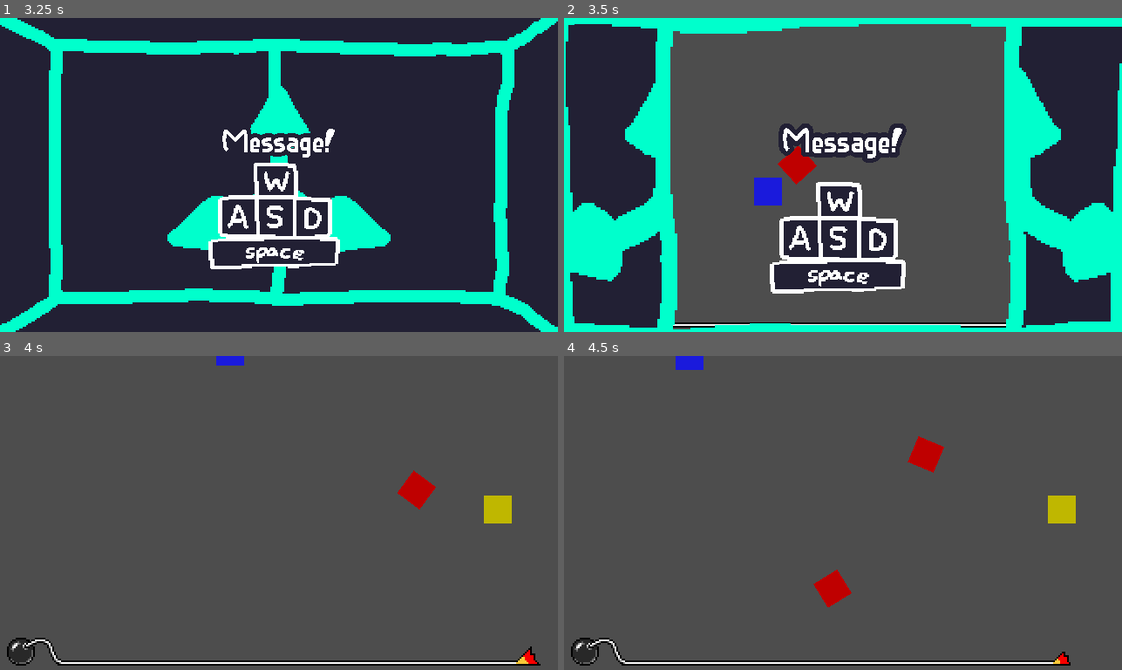
Above: before the commit, frames 1-4 (two rows, left to right).
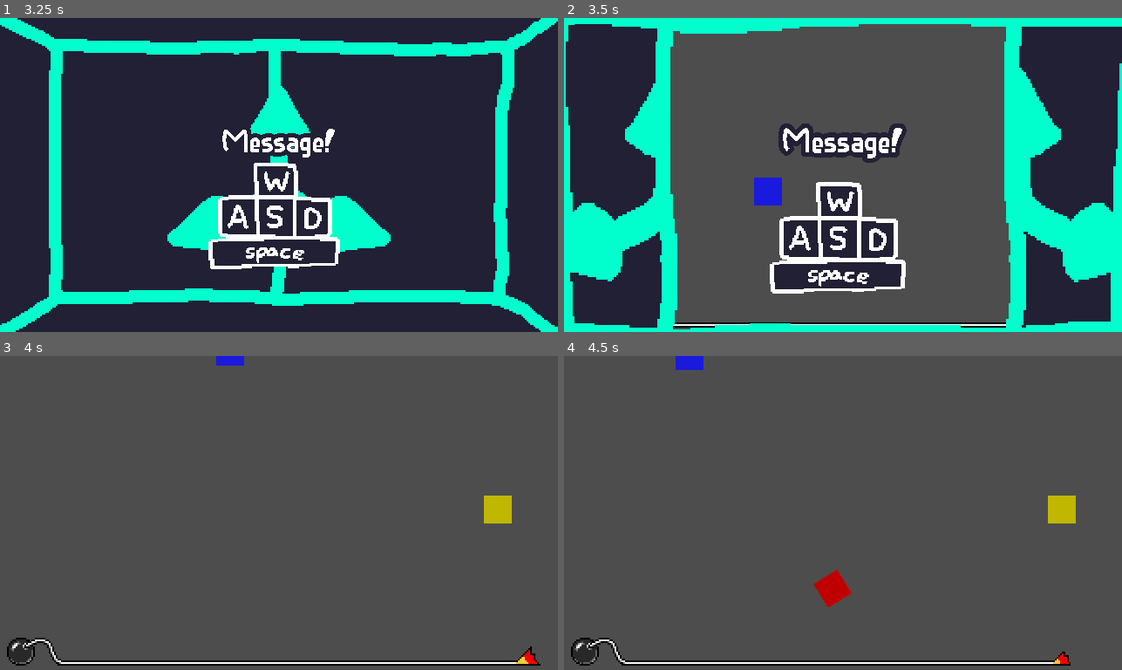
Above: after the commit, the same moments.

Repository: MuizHamzat/MicroGame
Game: Godot game, scene res://scenes/main/main.tscn
The game is run twice, just before and just after one commit, with the same random seed, the same clock (stepped at 60 frames per second) and the same inputs. Sound files missing from this copy of the repository are replaced by a short silence.
Inputs (mouse positions are in pixels of both pictures, inside the frame that each line leads up to):
- Up to frame 1 (3.25 s): click "Start" at 0.5 s; tap Enter (keyboard_action) at 1.25, 2.1 s; move the mouse to (401, 159) at 1.27 s; hold D (keyboard_right) 1.28-2.03 s; hold Enter (keyboard_action) 1.28-2.03 s; click (401, 159) at 1.42 s; move the mouse to (167, 190) at 2.02 s; hold S (keyboard_down) 2.03-2.78 s; move the mouse to (334, 105) at 2.77 s; hold D (keyboard_right) from 2.78 s (still down); hold Enter (keyboard_action) from 2.78 s (still down)
- Up to frame 2 (3.5 s): keep holding D (keyboard_right); keep holding Enter (keyboard_action)
- Up to frame 3 (4 s): move the mouse to (251, 575) at 3.52 s; release D (keyboard_right) at 3.53 s; release Enter (keyboard_action) at 3.53 s; hold W (keyboard_up) from 3.53 s (still down); tap Enter (keyboard_action) at 3.6 s; click (251, 575) at 3.67 s
- Up to frame 4 (4.5 s): move the mouse to (1010, 560) at 4.27 s; release W (keyboard_up) at 4.28 s; hold A (keyboard_left) from 4.28 s (still down); hold Enter (keyboard_action) from 4.28 s (still down)

Frame 1 is identical in both runs. In frame 2, 0.4% of the frame differs, in the area x 38-46%, y 40-54%; in frame 3, 0.4%, in the area x 71-79%, y 36-49%; in frame 4, 0.4%.

Commit message:
Restructured code to not use global player_alive variable
When an enemy is spawned in the main scene, it has a set_player() function that is given the player's instance as a parameter. In the enemy script, the player's death signal is connected to the enemy's _on_player_death() function, so that function will react when the palyer's death signal is emmited.

Diff:
--- a/MacGDC Microgame Jam 2024 Template/microgames/RideOrDie/scenes/main.tscn
+++ b/MacGDC Microgame Jam 2024 Template/microgames/RideOrDie/scenes/main.tscn
@@ -1,9 +1,8 @@
-[gd_scene load_steps=6 format=3 uid="uid://xs30e7u5ifhw"]
+[gd_scene load_steps=5 format=3 uid="uid://xs30e7u5ifhw"]
 
 [ext_resource type="PackedScene" uid="uid://ddhoio73023ba" path="res://scenes/main/bomb_timer/bomb_timer.tscn" id="1_4h2vg"]
 [ext_resource type="Script" path="res://microgames/RideOrDie/scripts/main.gd" id="1_lidmc"]
 [ext_resource type="PackedScene" uid="uid://bv7qqj1ij8umf" path="res://microgames/RideOrDie/scenes/player.tscn" id="3_o8gma"]
-[ext_resource type="PackedScene" uid="uid://d4k1fqeu8ndjf" path="res://microgames/RideOrDie/scenes/enemy.tscn" id="4_6ujcx"]
 [ext_resource type="PackedScene" uid="uid://cyak52qexjrux" path="res://microgames/RideOrDie/scenes/prize.tscn" id="5_5j4p5"]
 
 [node name="Main" type="Node2D" node_paths=PackedStringArray("bomb_timer")]
@@ -17,17 +16,11 @@
 
 [node name="Player" parent="." instance=ExtResource("3_o8gma")]
 
-[node name="Enemy" parent="." instance=ExtResource("4_6ujcx")]
-
-[node name="GoldEnemy" parent="." instance=ExtResource("4_6ujcx")]
-position = Vector2(571, 177)
-
 [node name="prize" parent="." instance=ExtResource("5_5j4p5")]
 position = Vector2(571, 176)
 
 [node name="SpawnTimer" type="Timer" parent="."]
 
-[connection signal="kill" from="Enemy" to="." method="_on_player_killed"]
-[connection signal="kill" from="GoldEnemy" to="." method="_on_player_killed"]
+[connection signal="player_death" from="Player" to="." method="_on_player_player_death"]
 [connection signal="collect" from="prize" to="." method="_on_prize_collect"]
 [connection signal="timeout" from="SpawnTimer" to="." method="_on_spawn_timer_timeout"]
--- a/MacGDC Microgame Jam 2024 Template/microgames/RideOrDie/scripts/enemy.gd
+++ b/MacGDC Microgame Jam 2024 Template/microgames/RideOrDie/scripts/enemy.gd
@@ -1,12 +1,13 @@
 extends CharacterBody2D
 
-@onready var target = $"../Player"
+@onready var target
+var target_alive = true;
 var speed = 150
 
 signal kill
 
 func _physics_process(delta):
-	if Globals.target_alive and not Globals.coin_collected:
+	if target_alive and not Globals.coin_collected:
 		var direction = (target.position-position).normalized()
 		velocity = direction * speed
 		look_at(target.position) #This makes the enemy actually face the player
@@ -17,11 +18,16 @@
 	move_and_slide()
 
 
+func set_player(player_node: CharacterBody2D):
+	target = player_node
+	target.player_death.connect(_on_player_death)
 
+func _on_player_death():
+	target_alive = false
 
 func _on_kill_zone_body_entered(body):
 	if body.is_in_group("Player"):
-		Globals.target_alive = false
+		target_alive = false
 		body.death()
 		kill.emit()
 
--- a/MacGDC Microgame Jam 2024 Template/microgames/RideOrDie/scripts/globals.gd
+++ b/MacGDC Microgame Jam 2024 Template/microgames/RideOrDie/scripts/globals.gd
@@ -1,5 +1,4 @@
 extends Node
 
 #!!! THIS MIGHT BE VISIBLE FOR ALL GAMES IN THE GAME JAM!!!
-var target_alive = true
 var coin_collected = false
--- a/MacGDC Microgame Jam 2024 Template/microgames/RideOrDie/scripts/main.gd
+++ b/MacGDC Microgame Jam 2024 Template/microgames/RideOrDie/scripts/main.gd
@@ -3,18 +3,12 @@
 @onready var spawnTimer = $SpawnTimer
 var enemy_scene: PackedScene = preload("res://microgames/RideOrDie/scenes/enemy.tscn")
 
+var player_alive = true;
+
 # Called when the node enters the scene tree for the first time.
 func _ready() -> void:
 	super()
-	Globals.target_alive = true
 	spawnTimer.start()
-
-
-
-func _on_player_killed():
-	lose_game.emit()
-	await get_tree().create_timer(2).timeout
-	finish_game.emit()
 
 
 func _on_prize_collect():
@@ -24,10 +18,18 @@
 	finish_game.emit()
 
 
+func _on_player_player_death():
+	player_alive = false;
+	lose_game.emit()
+	await get_tree().create_timer(2).timeout
+	finish_game.emit()
+
+
 func _on_spawn_timer_timeout() -> void:
-	if Globals.target_alive:
+	if player_alive:
 		var enemy_instance = enemy_scene.instantiate()
 		add_child(enemy_instance)
+		enemy_instance.set_player($Player)
 
 		#Set a random position for the spawned enemy
 		enemy_instance.global_position = Vector2(
--- a/MacGDC Microgame Jam 2024 Template/microgames/RideOrDie/scripts/player.gd
+++ b/MacGDC Microgame Jam 2024 Template/microgames/RideOrDie/scripts/player.gd
@@ -7,6 +7,7 @@
 var screen_size
 const SPEED = 300.0
 
+signal player_death
 
 func _ready():
 	screen_size = get_viewport_rect().size
@@ -44,6 +45,7 @@
 
 func death():
 	print("Player killed")
+	player_death.emit()
 	queue_free()
 
 
--- a/MacGDC Microgame Jam 2024 Template/microgames/RideOrDie/scripts/prize.gd
+++ b/MacGDC Microgame Jam 2024 Template/microgames/RideOrDie/scripts/prize.gd
@@ -1,7 +1,7 @@
 extends Area2D
 signal collect
 
-@onready var gold_enemy = $"../GoldEnemy"
+#@onready var gold_enemy = $"../GoldEnemy"
 
 # Called every frame. 'delta' is the elapsed time since the previous frame.
 func _process(delta):
